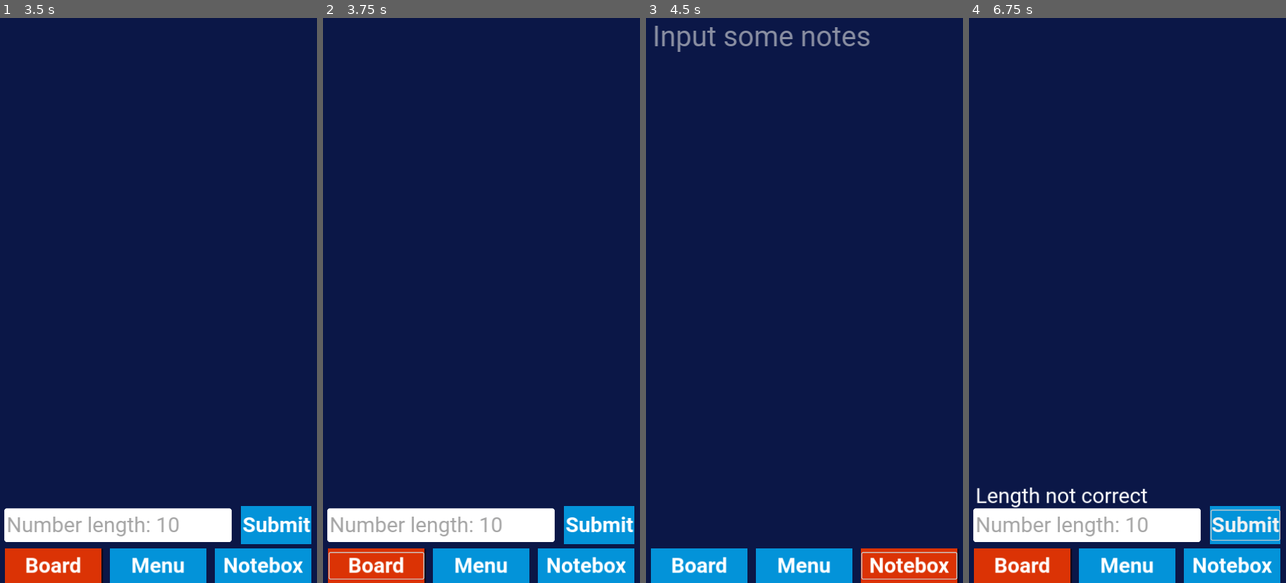
Above: before the commit, frames 1-4 (left to right).
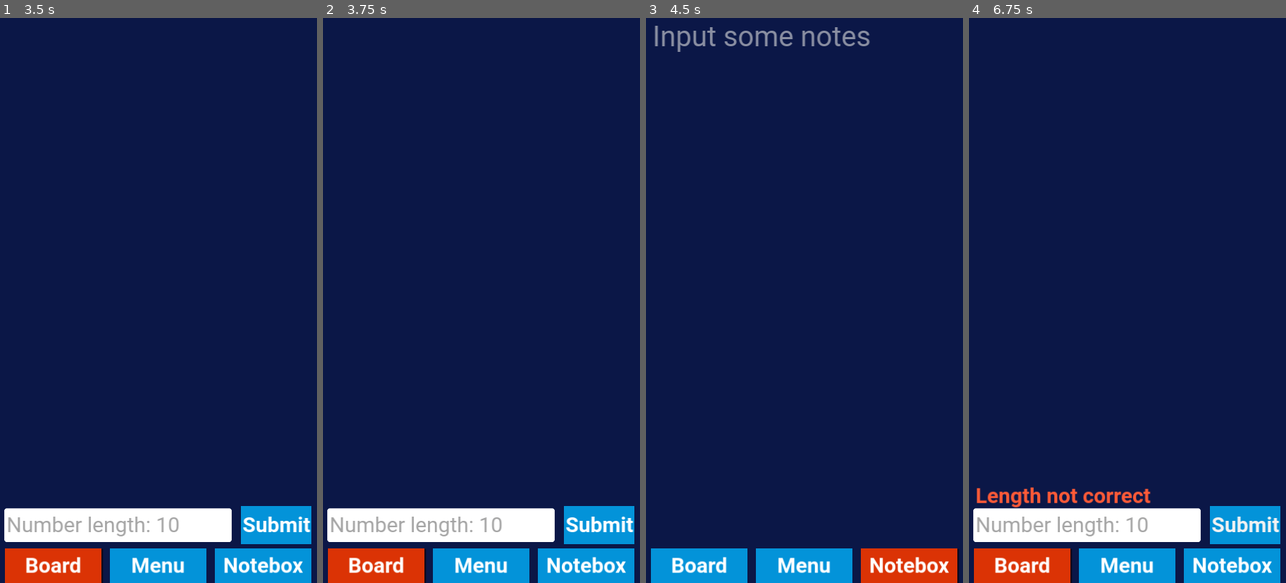
Above: after the commit, the same moments.

Repository: thaiminh2022/BigbrainNumberGuesser
Game: Godot game, scene res://scenes/main_menu.tscn
Two runs of this game, one before a commit and one after it. Both use one fixed random seed, a clock stepped at 60 frames per second and the inputs below.
Inputs (mouse positions are in pixels of both pictures, inside the frame that each line leads up to):
- Up to frame 1 (3.5 s): click "Start Game" at 0.5 s; click (117, 526) at 1.27 s; type "12" at 1.35 s; click (158, 300) at 1.5 s; type "12" at 1.58 s; click "Submit" at 2 s; click "Start" at 2.75 s
- Up to frame 2 (3.75 s): click "Board" at 3.5 s
- Up to frame 3 (4.5 s): click "Notebox" at 4.25 s
- Up to frame 4 (6.75 s): click (1127, 277) at 5.02 s; type "Alex" at 5.1 s; click "Board" at 5.75 s; click "Submit" at 6.5 s

Frame 1 is identical in both runs. In frame 2, 0.2% of the frame differs, in the area x 1-32%, y 94-100%; in frame 3, 0.2%; in frame 4, 1.0%, in the area x 2-99%, y 83-93%.

Commit message:
change btn focus behaviour

Diff:
--- a/scenes/main.tscn
+++ b/scenes/main.tscn
@@ -6,6 +6,7 @@
 [ext_resource type="Script" path="res://scripts/number_input.gd" id="2_ec3oq"]
 [ext_resource type="Script" path="res://scripts/tab_visual.gd" id="2_epmr2"]
 [ext_resource type="Script" path="res://scripts/error_display.gd" id="3_do4ay"]
+[ext_resource type="FontFile" uid="uid://c71aevsqnyp5b" path="res://fonts/Roboto-Bold.ttf" id="4_hjnrf"]
 [ext_resource type="Script" path="res://scripts/custom/LineEditNumber.gd" id="4_wf20e"]
 [ext_resource type="Script" path="res://scripts/new_game_overlay.gd" id="5_hyyie"]
 [ext_resource type="Script" path="res://scripts/game_menu.gd" id="6_n4khm"]
@@ -80,6 +81,8 @@
 
 [node name="ErrorDispay" type="Label" parent="CanvasLayer/MainInteraction/VBoxContainer/TabContainer/Board" node_paths=PackedStringArray("display_timer")]
 layout_mode = 2
+theme_override_colors/font_color = Color(0.996078, 0.352941, 0.215686, 1)
+theme_override_fonts/font = ExtResource("4_hjnrf")
 text = "Error text"
 script = ExtResource("3_do4ay")
 display_timer = NodePath("DisplayTimer")
--- a/scripts/number_input.gd
+++ b/scripts/number_input.gd
@@ -20,6 +20,7 @@
 
     # Check if it's a command and execute it
     if do_command(text):
+        num_line_edit.clear();
         return
 
     var is_valid := _is_valid_text(text);
@@ -27,6 +28,7 @@
 
     if is_valid:
         GameManager.instance.guess_number(number)
+        num_line_edit.clear();
 
 func do_command(text: String) -> bool:
 
--- a/themes/game/game.tres
+++ b/themes/game/game.tres
@@ -1,8 +1,10 @@
-[gd_resource type="Theme" load_steps=5 format=3 uid="uid://dcm6dx6g0jxks"]
+[gd_resource type="Theme" load_steps=6 format=3 uid="uid://dcm6dx6g0jxks"]
 
 [ext_resource type="FontFile" uid="uid://clybsd1a2ntah" path="res://fonts/Roboto-Regular.ttf" id="1_lf3y7"]
 [ext_resource type="StyleBox" uid="uid://bchwf850loagu" path="res://themes/game/btns/btns.tres" id="2_mhx20"]
 [ext_resource type="StyleBox" uid="uid://bowaggrigornv" path="res://themes/game/btns/btns_selected.tres" id="3_vm37g"]
+
+[sub_resource type="StyleBoxEmpty" id="StyleBoxEmpty_m52kb"]
 
 [sub_resource type="StyleBoxFlat" id="StyleBoxFlat_5spm7"]
 bg_color = Color(1, 1, 1, 1)
@@ -18,6 +20,7 @@
 [resource]
 Button/font_sizes/font_size = 48
 Button/fonts/font = ExtResource("1_lf3y7")
+Button/styles/focus = SubResource("StyleBoxEmpty_m52kb")
 Button/styles/hover = ExtResource("2_mhx20")
 Button/styles/normal = ExtResource("2_mhx20")
 Button/styles/pressed = ExtResource("3_vm37g")
--- a/themes/game/main_interaction.tres
+++ b/themes/game/main_interaction.tres
@@ -1,9 +1,11 @@
-[gd_resource type="Theme" load_steps=7 format=3 uid="uid://cmx5vliid5s4d"]
+[gd_resource type="Theme" load_steps=8 format=3 uid="uid://cmx5vliid5s4d"]
 
 [ext_resource type="FontFile" uid="uid://clybsd1a2ntah" path="res://fonts/Roboto-Regular.ttf" id="1_8ouxp"]
 [ext_resource type="FontFile" uid="uid://c71aevsqnyp5b" path="res://fonts/Roboto-Bold.ttf" id="1_jtsju"]
 [ext_resource type="StyleBox" uid="uid://bchwf850loagu" path="res://themes/game/btns/btns.tres" id="2_wlsdr"]
 [ext_resource type="StyleBox" uid="uid://bowaggrigornv" path="res://themes/game/btns/btns_selected.tres" id="3_xbj1a"]
+
+[sub_resource type="StyleBoxEmpty" id="StyleBoxEmpty_dm8ag"]
 
 [sub_resource type="StyleBoxFlat" id="StyleBoxFlat_5spm7"]
 bg_color = Color(1, 1, 1, 1)
@@ -22,6 +24,7 @@
 Button/colors/font_color = Color(1, 1, 1, 1)
 Button/font_sizes/font_size = 48
 Button/fonts/font = ExtResource("1_jtsju")
+Button/styles/focus = SubResource("StyleBoxEmpty_dm8ag")
 Button/styles/hover = ExtResource("2_wlsdr")
 Button/styles/normal = ExtResource("2_wlsdr")
 Button/styles/pressed = ExtResource("3_xbj1a")
--- a/themes/game/victory.tres
+++ b/themes/game/victory.tres
@@ -1,9 +1,11 @@
-[gd_resource type="Theme" load_steps=7 format=3 uid="uid://ddssu5k0mqv1m"]
+[gd_resource type="Theme" load_steps=8 format=3 uid="uid://ddssu5k0mqv1m"]
 
 [ext_resource type="FontFile" uid="uid://c71aevsqnyp5b" path="res://fonts/Roboto-Bold.ttf" id="1_vthk2"]
 [ext_resource type="StyleBox" uid="uid://bchwf850loagu" path="res://themes/game/btns/btns.tres" id="2_7rwr8"]
 [ext_resource type="StyleBox" uid="uid://bowaggrigornv" path="res://themes/game/btns/btns_selected.tres" id="3_t5ha4"]
 [ext_resource type="FontFile" uid="uid://clybsd1a2ntah" path="res://fonts/Roboto-Regular.ttf" id="4_bppt4"]
+
+[sub_resource type="StyleBoxEmpty" id="StyleBoxEmpty_7hmxa"]
 
 [sub_resource type="StyleBoxFlat" id="StyleBoxFlat_5spm7"]
 bg_color = Color(1, 1, 1, 1)
@@ -22,6 +24,7 @@
 Button/colors/font_color = Color(1, 1, 1, 1)
 Button/font_sizes/font_size = 48
 Button/fonts/font = ExtResource("1_vthk2")
+Button/styles/focus = SubResource("StyleBoxEmpty_7hmxa")
 Button/styles/hover = ExtResource("2_7rwr8")
 Button/styles/normal = ExtResource("2_7rwr8")
 Button/styles/pressed = ExtResource("3_t5ha4")
--- a/themes/main_menu/main_menu.tres
+++ b/themes/main_menu/main_menu.tres
@@ -1,16 +1,19 @@
-[gd_resource type="Theme" load_steps=5 format=3 uid="uid://cl0x78ioeg84e"]
+[gd_resource type="Theme" load_steps=6 format=3 uid="uid://cl0x78ioeg84e"]
 
-[ext_resource type="FontFile" uid="uid://clybsd1a2ntah" path="res://fonts/Roboto-Regular.ttf" id="1_vrtu4"]
-[ext_resource type="FontFile" uid="uid://c71aevsqnyp5b" path="res://fonts/Roboto-Bold.ttf" id="1_ywih1"]
-[ext_resource type="StyleBox" uid="uid://dt5vd4cub8tw2" path="res://themes/main_menu/btns/main_menu_btn.tres" id="2_r7bco"]
-[ext_resource type="StyleBox" uid="uid://batqbetkd2vh2" path="res://themes/main_menu/btns/main_menu_btn_selected.tres" id="3_sfvd8"]
+[ext_resource type="FontFile" uid="uid://c71aevsqnyp5b" path="res://fonts/Roboto-Bold.ttf" id="1_mn4kf"]
+[ext_resource type="StyleBox" uid="uid://dt5vd4cub8tw2" path="res://themes/main_menu/btns/main_menu_btn.tres" id="2_n3ws1"]
+[ext_resource type="StyleBox" uid="uid://batqbetkd2vh2" path="res://themes/main_menu/btns/main_menu_btn_selected.tres" id="3_6wlht"]
+[ext_resource type="FontFile" uid="uid://clybsd1a2ntah" path="res://fonts/Roboto-Regular.ttf" id="4_hv46o"]
+
+[sub_resource type="StyleBoxEmpty" id="StyleBoxEmpty_r6lch"]
 
 [resource]
 Button/colors/font_color = Color(1, 1, 1, 1)
 Button/font_sizes/font_size = 48
-Button/fonts/font = ExtResource("1_ywih1")
-Button/styles/hover = ExtResource("2_r7bco")
-Button/styles/normal = ExtResource("2_r7bco")
-Button/styles/pressed = ExtResource("3_sfvd8")
+Button/fonts/font = ExtResource("1_mn4kf")
+Button/styles/focus = SubResource("StyleBoxEmpty_r6lch")
+Button/styles/hover = ExtResource("2_n3ws1")
+Button/styles/normal = ExtResource("2_n3ws1")
+Button/styles/pressed = ExtResource("3_6wlht")
 Label/font_sizes/font_size = 64
-Label/fonts/font = ExtResource("1_vrtu4")
+Label/fonts/font = ExtResource("4_hv46o")
Not shown: 1 places in scenes/main.tscn that only renumber resources
